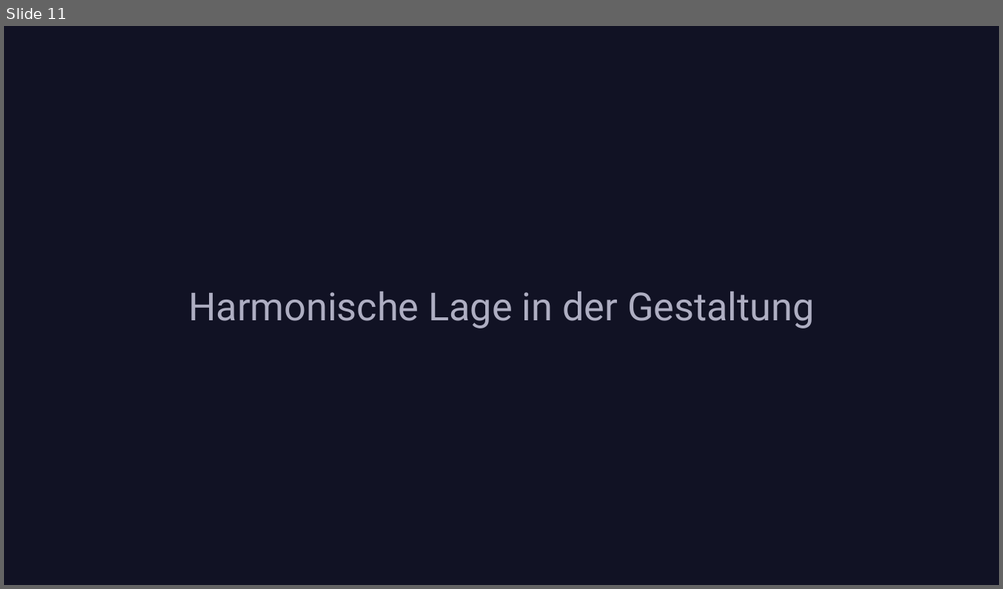
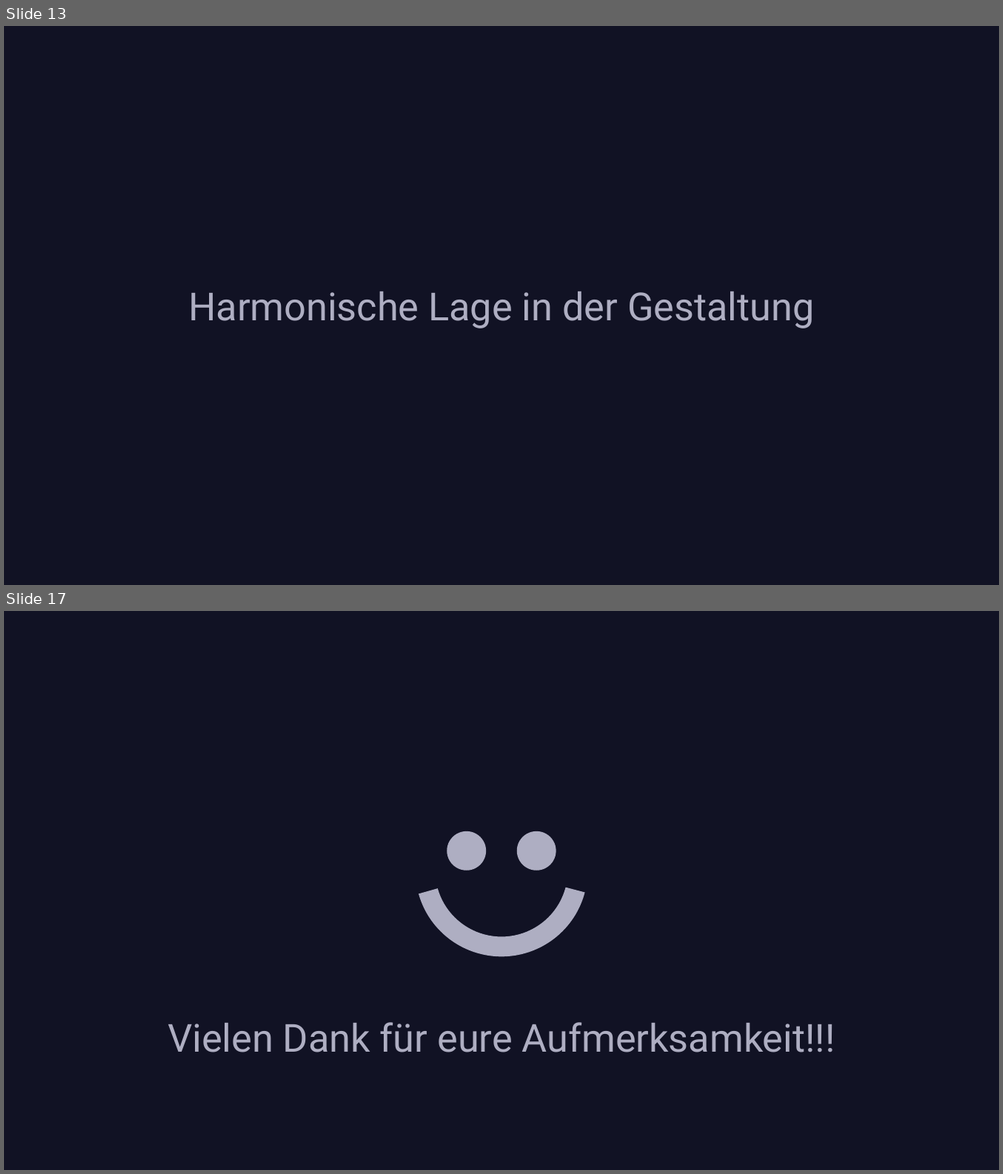
Before and after one commit to nefl1011/Harmonische-Lage, a slide deck: Harmonische Lage.pptx. Shown one above the other, each under a label of ours: slide 11 before the commit, slides 13 and 17 after it; the slides between them are not shown. The pictures are 1003x589 and 1003x1174 pixels, drawn with LibreOffice and Linux fonts; fonts in the diff are those of the drawing. Boxes give left, top, right and bottom in pixels: in the first picture for what was removed or moved away, otherwise in the second. Text is boxed around its words. In the diff, an @@ line names an element or a change of style, - is before the commit and + after.

```diff
--- a/Harmonische Lage.pptx
+++ b/Harmonische Lage.pptx
@@ slide 17 added at (4,611,999,1170), background #111224 @@
@@ arch (boxed as its full ring) added at (415,784,587,956), fill #AEAEC2 @@
@@ ellipse added at (447,832,485,871), fill #AEAEC2 @@
@@ ellipse added at (516,832,555,871), fill #AEAEC2 @@
@@ title added at (168,1022,835,1053), 28 pt, text #AEAEC2 @@
+Vielen Dank für eure Aufmerksamkeit!!!
@@ what was slide 11 is now slide 13 @@
```
Also in this commit, not shown: 6 slides changed, 7 other slides added, 2 slides removed, 1 other file.
